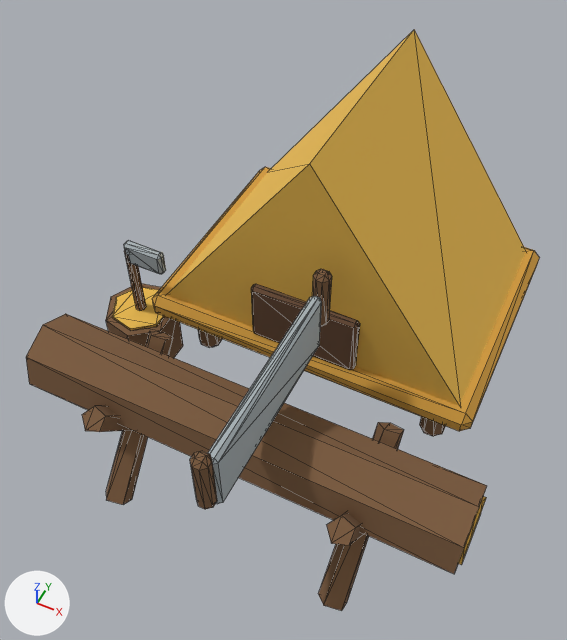
The glTF model public/terrain-study/settlements/ns-lumber-camp.glb, before and after one commit.
One viewpoint serves both versions: a 50 mm lens placed at (0.228, -0.506, 0.779), pointed at (-0.019, -0.012, 0.161). Every picture has the same lights, and +X, +Y and +Z are marked at lower left. The picture after the commit comes second. Mesh edges are drawn as thin lines. Vertices at exactly the same position are counted once.
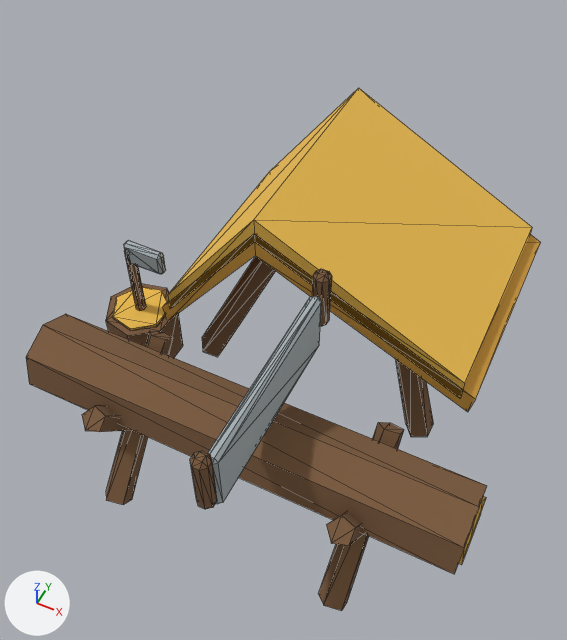
Where the newer file only moved an object's origin or applied its transform, the numbers keep the older frame.

What differs and where, as boxes (x1, y1, x2, y2) in the pictures (567 x 640 px; the box of a moved part takes in the faces that stretch with it):
```json
{"object": "Cube", "change": "reshaped", "before": [26, 29, 539, 611], "after": [26, 88, 541, 611], "on screen": "10% shorter"}
{"part": 1, "of": "me_cube_009", "change": "rebuilt", "before": [167, 29, 526, 406], "after": [168, 88, 532, 397], "on screen": "18% shorter"}
{"part": 2, "of": "me_cube_009", "change": "deleted", "before": [198, 329, 222, 347]}
{"part": 3, "of": "me_cube_009", "change": "deleted", "before": [420, 417, 445, 436]}
{"part": 4, "of": "me_cube_009", "change": "deleted", "before": [251, 284, 360, 370], "on screen": "brown"}
{"part": 5, "of": "me_cube_009", "change": "moved or reshaped", "before": [152, 167, 539, 431], "after": [162, 234, 541, 437]}
```

Scene script edits in JSON lines:
```json
{"op": "add", "block": "mat_ns_mud_wall", "code": ["mat_ns_mud_wall = principled_material('NS mud wall')", "mat_ns_mud_wall.base_color = (0.716, 0.527, 0.283)  # beige #dcc091", "mat_ns_mud_wall.roughness = 0.94"]}
{"block": "me_cube_009", "where": "# used by ob_cube; location = (-0.15, 0.04, 0.05)"}
{"op": "remove", "block": "me_cube_009", "code": "me_cube_009.from_pydata(...)  # 388 vertices, 688 faces; spans x -0.115..0.383, y -0.298..0.235, z -0.06..0.312"}
{"op": "add", "block": "me_cube_009", "code": "me_cube_009.from_pydata(...)  # 302 vertices, 520 faces; spans x -0.115..0.383, y -0.298..0.22, z -0.06..0.226"}
{"block": "me_cube_009", "change": "me_cube_009 part 1: the loose piece of 6 vertices spanning x -0.03..0.33, y -0.04..0.22, z 0.062..0.312 is rebuilt with 12 vertices and now spans x -0.026..0.326, y -0.04..0.22, z 0.04..0.226"}
{"block": "me_cube_009", "change": "me_cube_009 part 2: the loose piece of 24 vertices spanning x -0.014..0.014, y -0.014..0.014, z -0.05..0.05 is deleted"}
{"block": "me_cube_009", "change": "me_cube_009 part 3: the loose piece of 24 vertices spanning x 0.286..0.314, y -0.014..0.014, z -0.05..0.05 is deleted"}
{"block": "me_cube_009", "change": "me_cube_009 part 4: the loose piece of 24 vertices spanning x 0.089..0.211, y -0.048..-0.036, z 0.063..0.138 is deleted"}
{"block": "me_cube_009", "change": "me_cube_009 part 5"}
{"block": "me_cube_009", "change": "32 vertices are removed from x -0.045..0.345, y -0.055..0.235, z -0.05..0.065"}
{"block": "me_cube_009", "change": "56 faces are deleted"}
{"block": "me_cube_009", "change": "46 vertices are added at x -0.037..0.341, y -0.04..0.202, z -0.052..0.208"}
{"block": "me_cube_009", "change": "6 new vertices lie (0.0, 0.26, 0.0) away from vertices in x -0.037..0.341, y -0.04, z 0.014..0.208"}
{"block": "me_cube_009", "change": "64 new faces join them, mat_ns_timber (brown #7c5b3d)"}
{"block": "me_cube_009", "change": "20 new faces join them, mat_ns_old_straw (orange #cf9a3c)"}
{"block": "me_cube_009", "change": "other edits to the shape of me_cube_009 do not show in these pictures"}
{"op": "remove", "block": "me_cube_009", "code": "me_cube_009.materials.append(mat_ns_door)  # brown #6b4d37"}
{"op": "add", "block": "me_cube_009", "code": "me_cube_009.materials.append(mat_ns_mud_wall)  # beige #dcc091"}
```
